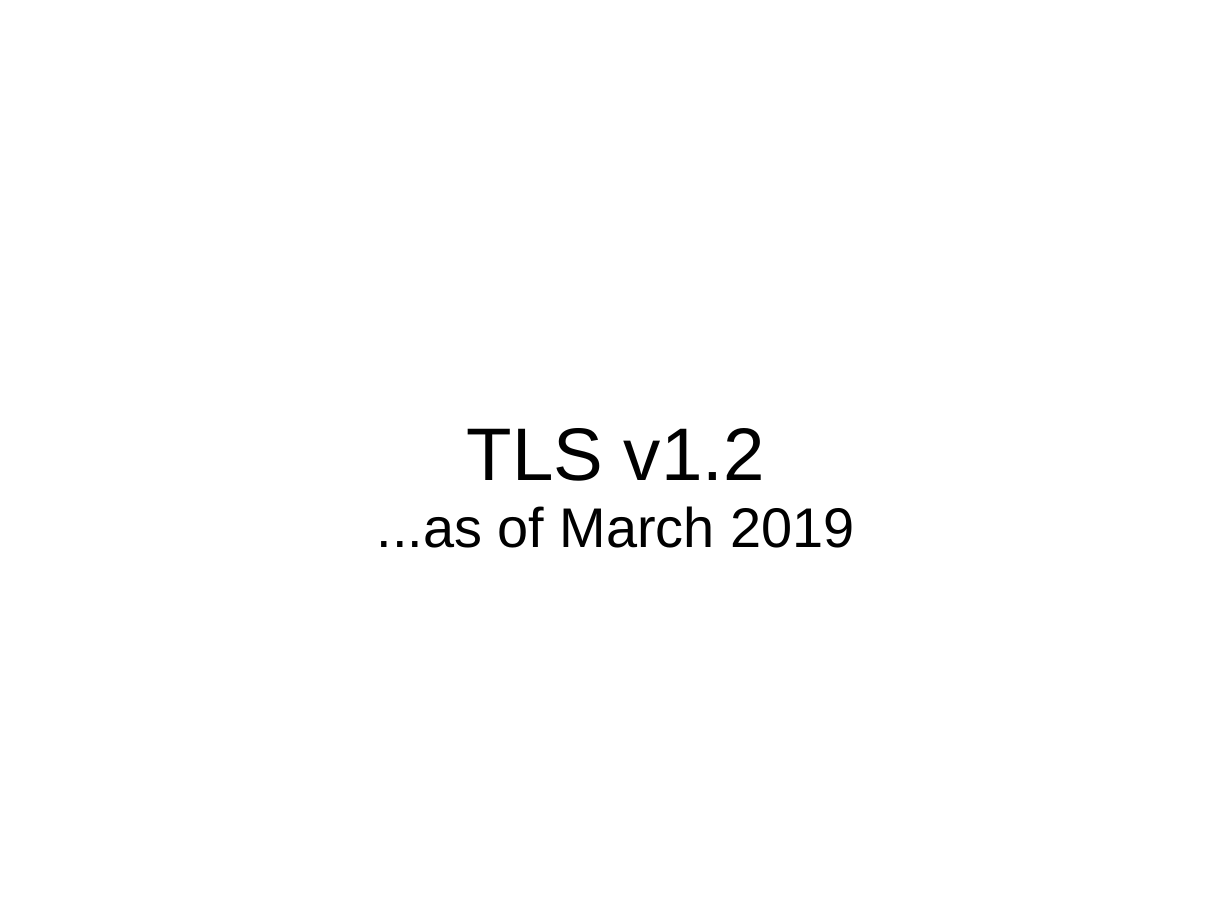
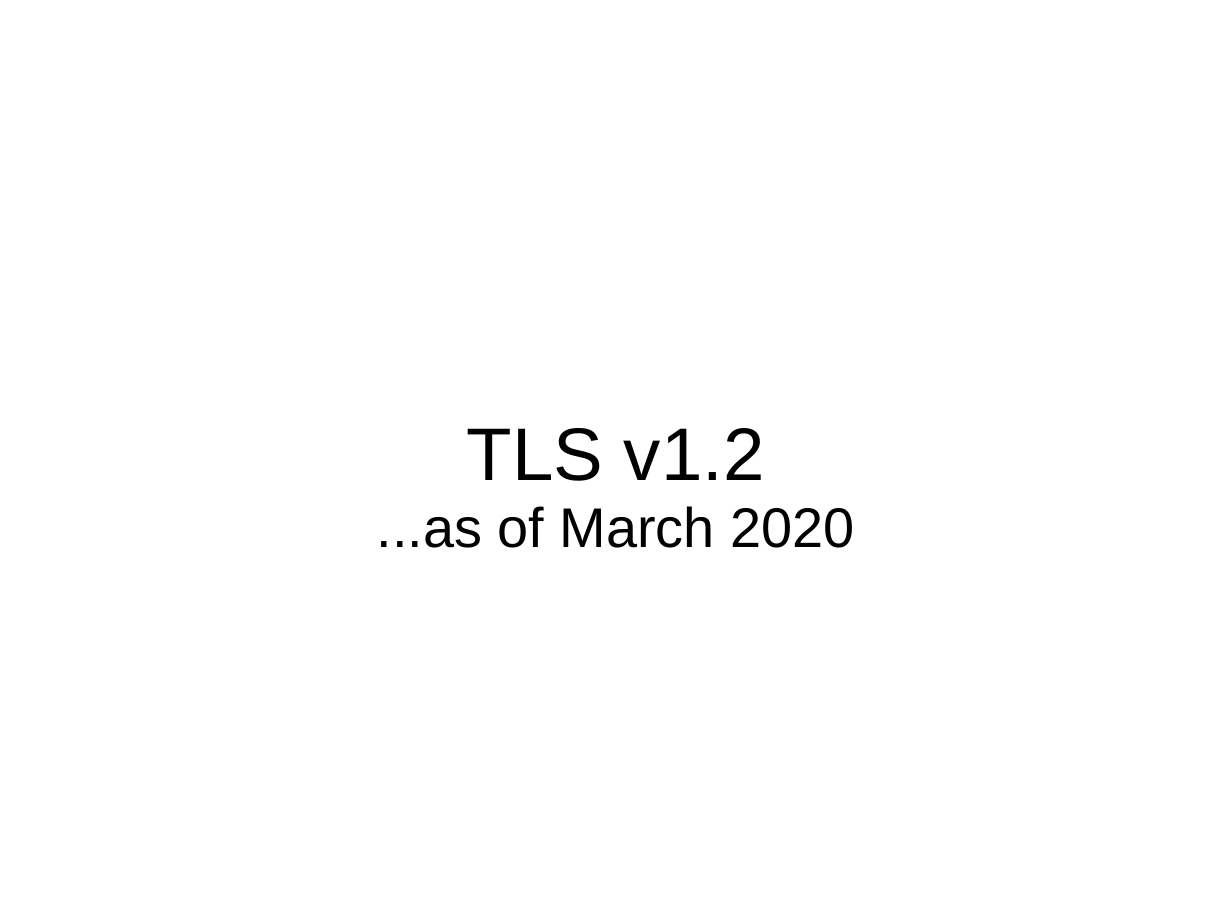
Before and after one commit to sftcd/cs7053, a slide deck: slide 1 of 2016lectures/07-tls-details.ppt. Drawn at 1232x924 pixels with LibreOffice and Linux fonts; fonts in the diff are those of the drawing. Boxes give left, top, right and bottom in pixels: in the first picture for what was removed or moved away, otherwise in the second. Text is boxed around its words. In the diff, an @@ line names an element or a change of style, - is before the commit and + after.

```diff
--- a/2016lectures/07-tls-details.ppt
+++ b/2016lectures/07-tls-details.ppt
@@ subtitle at box(377, 506, 854, 548): text changed @@
-...as of March 2019
+...as of March 2020
```
Also in this commit, not shown: 3 other slides changed, 4 other files.
